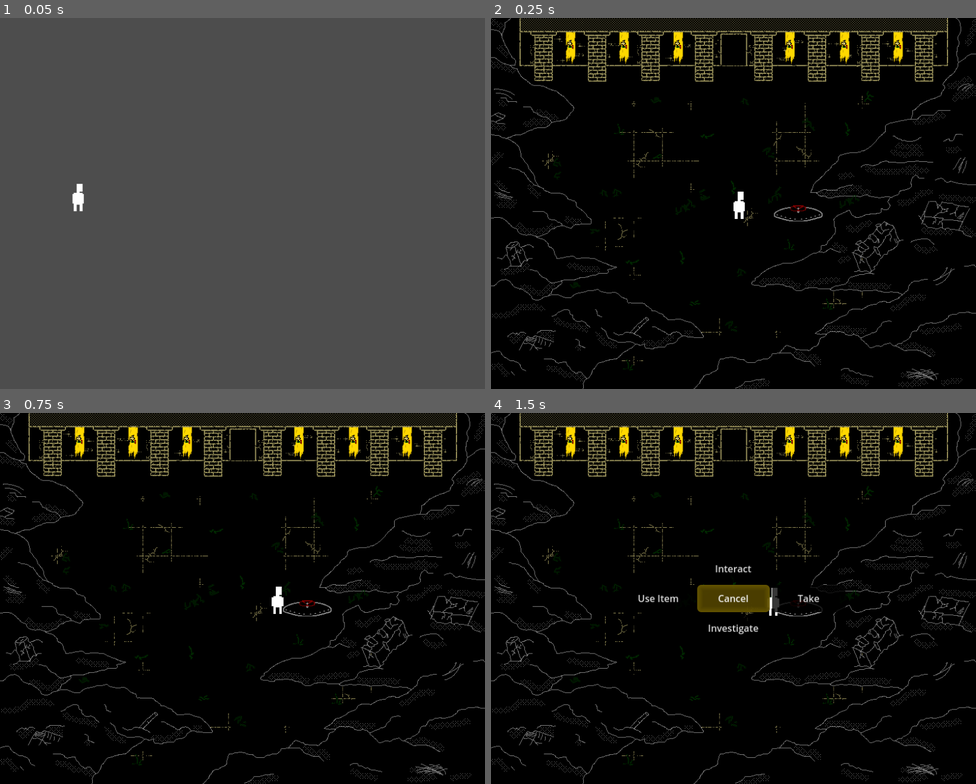
Above: before the commit, frames 1-4 (two rows, left to right).
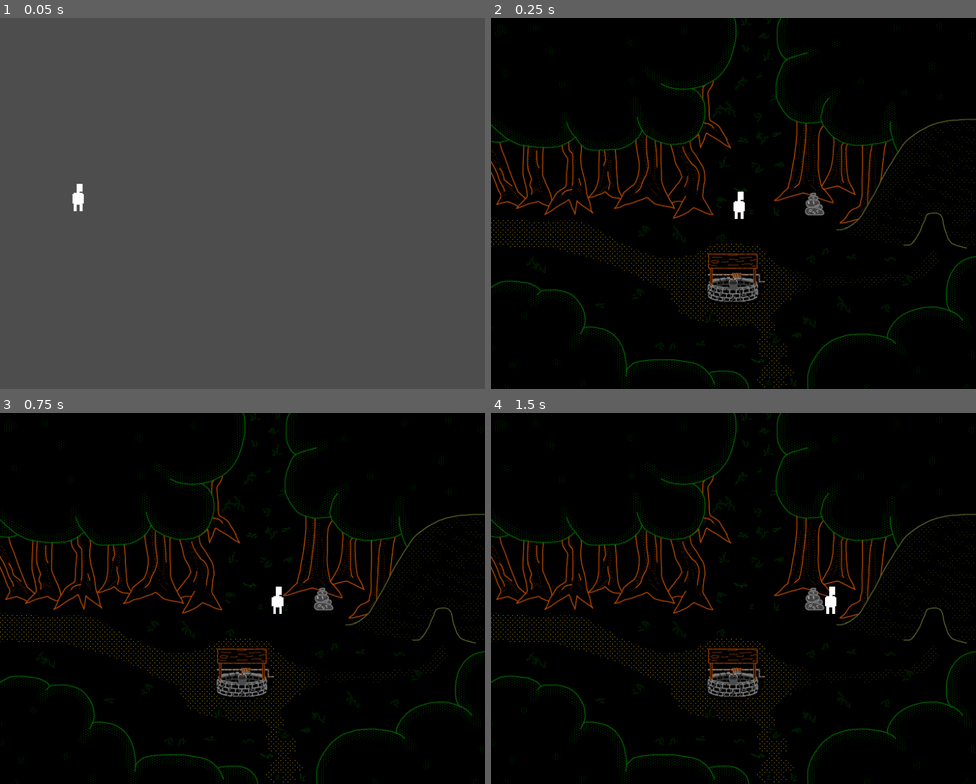
Above: after the commit, the same moments.

Repository: jschnurer/isle-of-lost-souls-godot
Game: Godot game, scene res://src/scenes/splash/splash_screens.tscn
Same seed, same stepped clock (60 frames per second), same inputs: the game is played once before the commit and once after it.
Inputs (mouse positions are in pixels of both pictures, inside the frame that each line leads up to):
- Up to frame 1 (0.05 s): no input
- Up to frame 2 (0.25 s): no input
- Up to frame 3 (0.75 s): tap Enter (ui_accept) at 0.5 s; hold Right (ui_right) from 0.53 s (still down)
- Up to frame 4 (1.5 s): tap Enter (ui_accept) at 0.77 s; release Right (ui_right) at 1.25 s; click (733, 568) at 1.25 s, where only the run before the commit has a clickable "Interact"

Frame 1 is identical in both runs. In frame 2, 16% of the frame differs, in the area x 0-100%, y 0-100%; in frame 3, 16%; in frame 4, 17%.

Commit message:
updated cave of bones img

Diff:
--- a/src/debug.gd
+++ b/src/debug.gd
@@ -19,7 +19,7 @@
 	SignalBus.toggle_player.emit(args)
 
 	var tele_args = TeleportArgs.new()
-	tele_args.to_scene = Enums.Scenes.RUINS_SQUARE_NORTH
+	tele_args.to_scene = Enums.Scenes.FOREST_OLD_WELL
 	tele_args.to_location = Vector2(417, 338)
 	SignalBus.transfer_player_to_scene.emit(tele_args)
 
Binary file changed: art/backgrounds/forest/Cave of Bones (Dark).png
Binary file changed: art/backgrounds/forest/Cave of Bones (Light).png
Not shown, changed: art/backgrounds/forest/Cave of Bones.pdn
